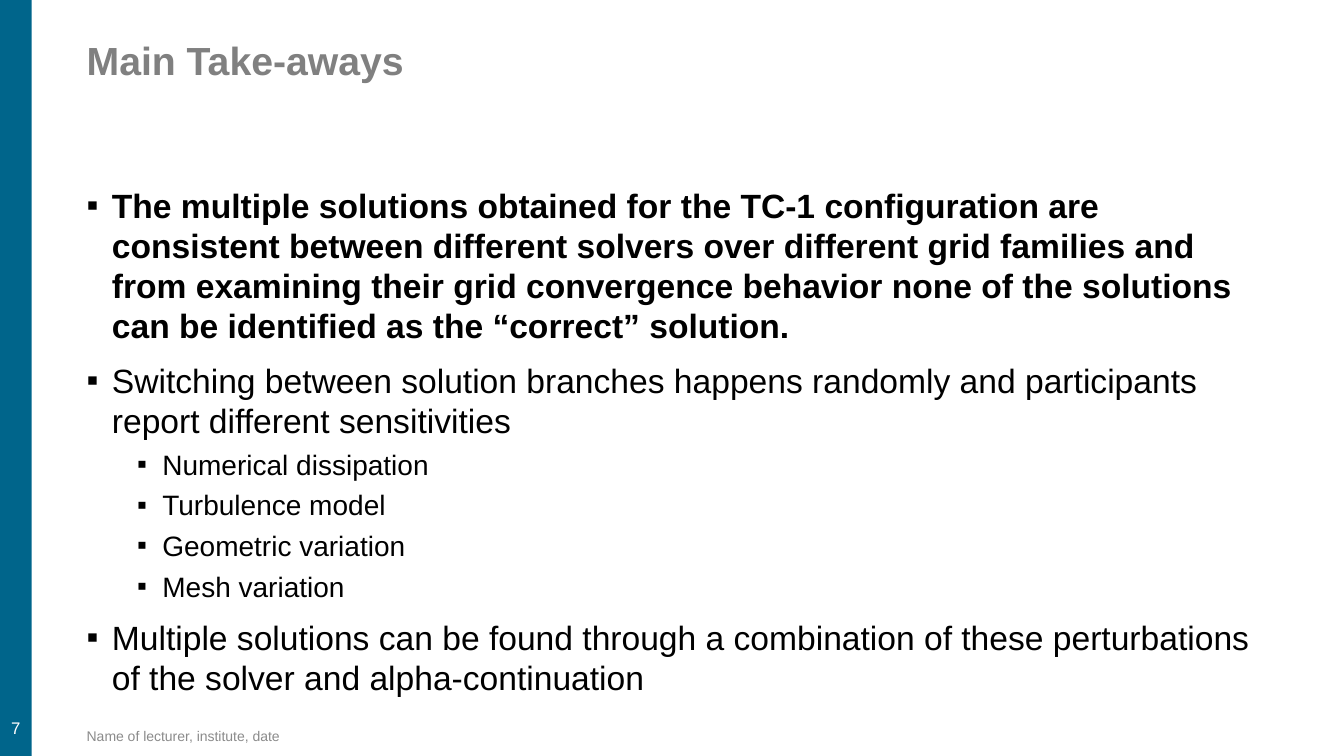
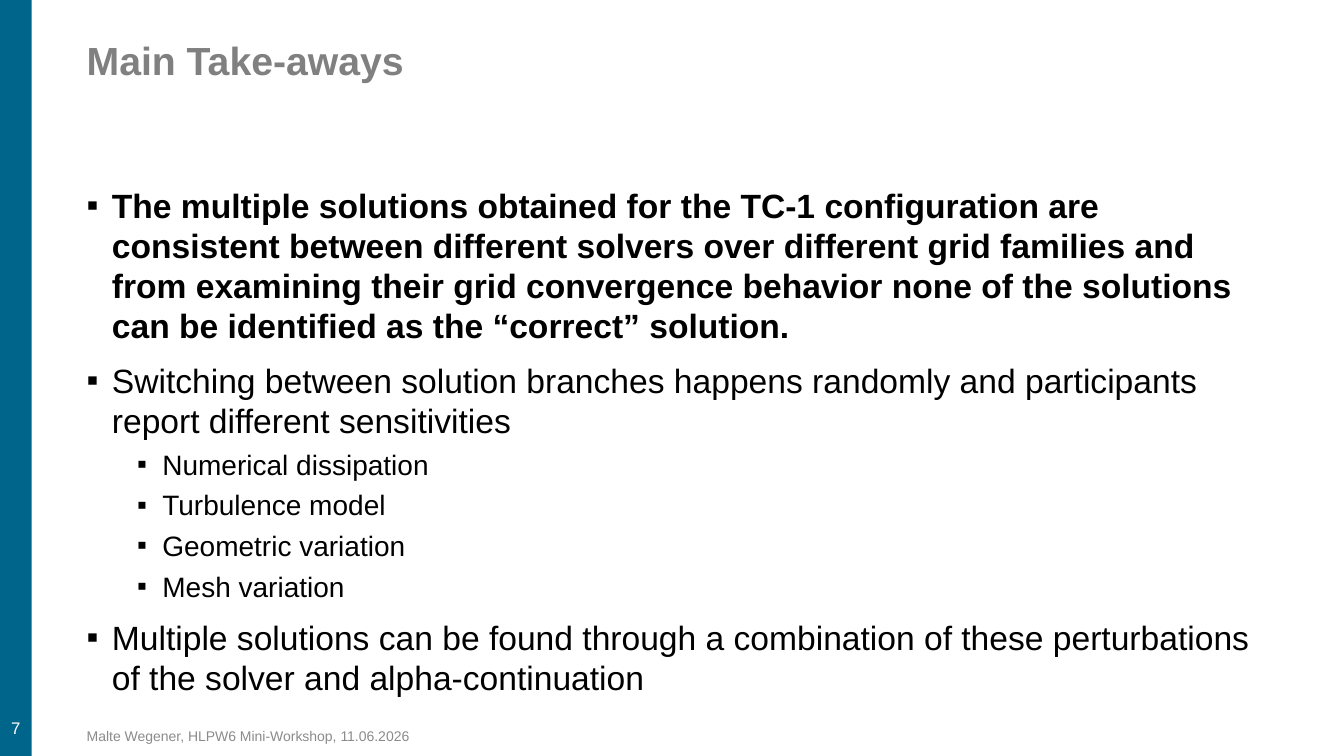
Before and after one commit to HiLiftPW-Committee/HLPW6-RANS-MULTI-SOLN, a slide deck: slide 7 of Vision.pptx. Drawn at 1344x756 pixels with LibreOffice and Linux fonts; fonts in the diff are those of the drawing; background and template pictures are left out. Boxes give left, top, right and bottom in pixels: in the first picture for what was removed or moved away, otherwise in the second. Text is boxed around its words. In the diff, an @@ line names an element or a change of style, - is before the commit and + after.

```diff
--- a/Vision.pptx
+++ b/Vision.pptx
@@ text at [87, 731, 410, 744]: text changed @@
-Name of lecturer, institute, date
+Malte Wegener, HLPW6 Mini-Workshop, 11.06.2026
```
Also in this commit, not shown: 7 other slides changed.
